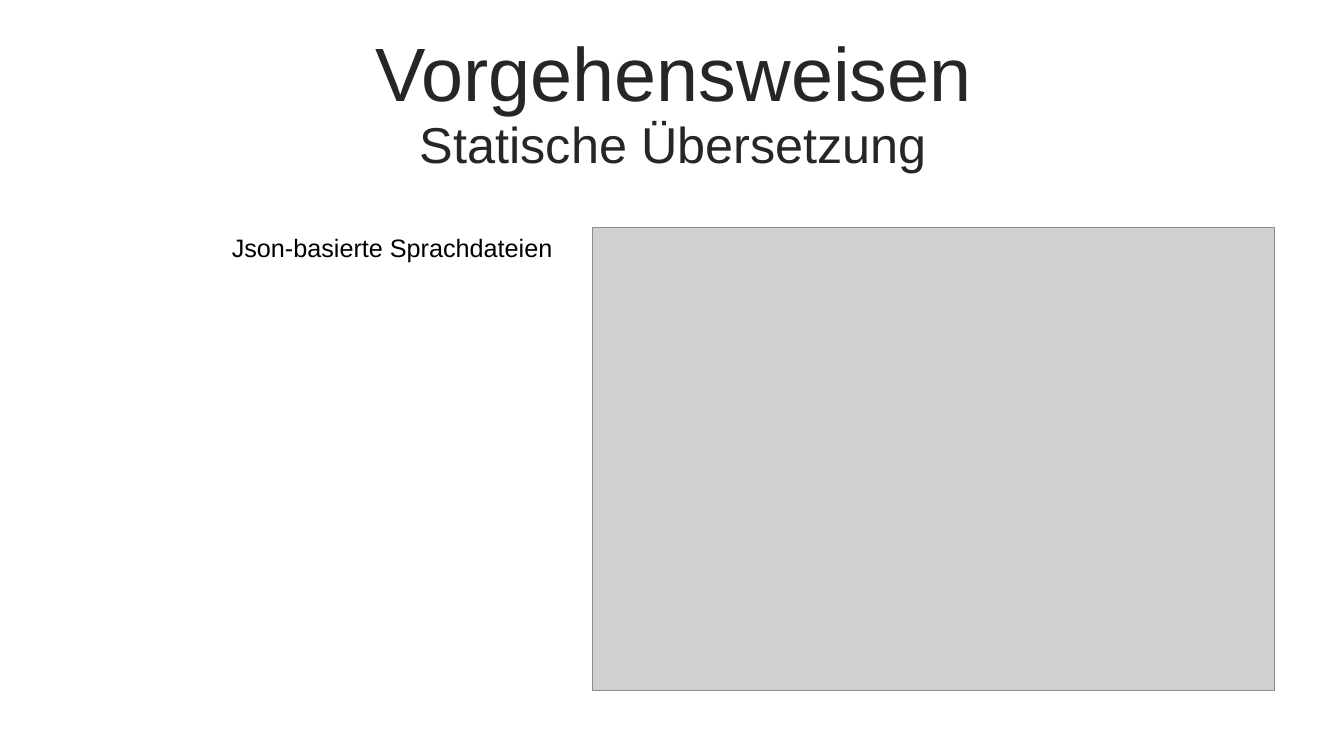
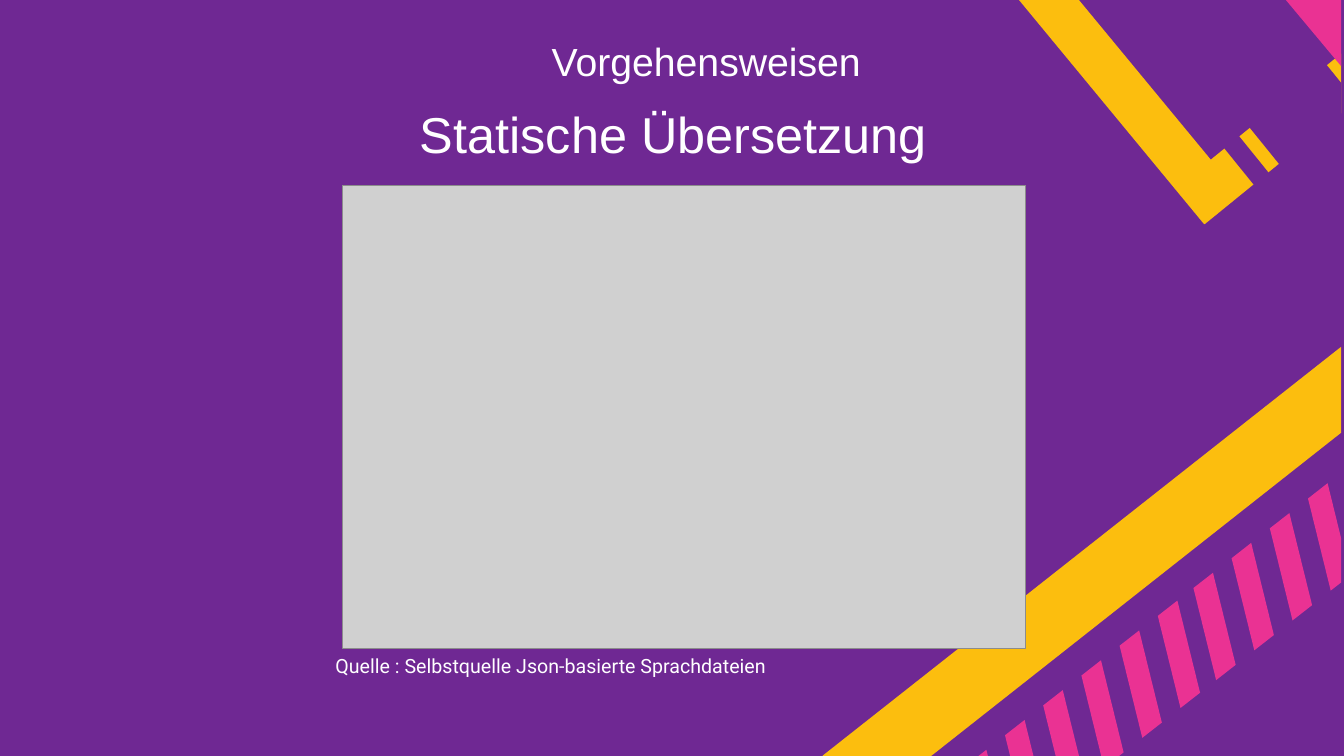
Before and after one commit to Eyssamsh/gui, a slide deck: slide 9 of guiProjekt/downloads/Final Präsentation Mehrsprachigkeit.pptx (slide 10 before the commit). Drawn at 1344x756 pixels with LibreOffice and Linux fonts; fonts in the diff are those of the drawing; grey boxes stand for pictures. Boxes give left, top, right and bottom in pixels: in the first picture for what was removed or moved away, otherwise in the second. Text is boxed around its words. In the diff, an @@ line names an element or a change of style, - is before the commit and + after.

```diff
--- a/guiProjekt/downloads/Final Präsentation Mehrsprachigkeit.pptx
+++ b/guiProjekt/downloads/Final Präsentation Mehrsprachigkeit.pptx
@@ background #FFFFFF to #6F2893 @@
@@ freeform shape added at [1018,0,1344,226], fill #FCBE0E @@
@@ freeform shape added at [1104,0,1344,293], fill #6F2893 @@
@@ freeform shape added at [1146,0,1344,241], fill #6F2893 @@
@@ freeform shape added at [1286,0,1344,66], fill #EA3293 @@
@@ text "Vorgehensweisen": place and size @@
-text "Vorgehensweisen" at [375,46,972,115]
+text "Vorgehensweisen" at [552,47,861,84]
@@ text "Vorgehensweisen" at [552,47,861,84]: size 54 to 28 pt, text colour #262626 to #FFFFFF; vertical alignment middle to top @@
@@ text "Statische Übersetzung": place and size @@
-text "Statische Übersetzung" at [420,123,927,173]
+text "Statische Übersetzung" at [420,113,927,163]
@@ text "Statische Übersetzung" at [420,113,927,163]: text colour #262626 to #FFFFFF @@
@@ picture: place and size @@
-picture at [593,228,1275,691]
+picture at [343,186,1025,648]
@@ freeform shape added at [822,343,1344,756], fill #FCBE0E @@
@@ freeform shape added at [978,484,1344,756], fill #EA3293 @@
@@ text at [335,658,765,677]: text changed; size 18 to 14 pt; font Arial to Roboto; text colour #000000 to #FFFFFF @@
-Json-basierte Sprachdateien
+Quelle : Selbstquelle Json-basierte Sprachdateien
@@ freeform shape added at [1185,630,1344,756], fill #6F2893 @@
```
Also in this commit, not shown: 9 other slides changed, 2 slides added, 4 slides removed.
